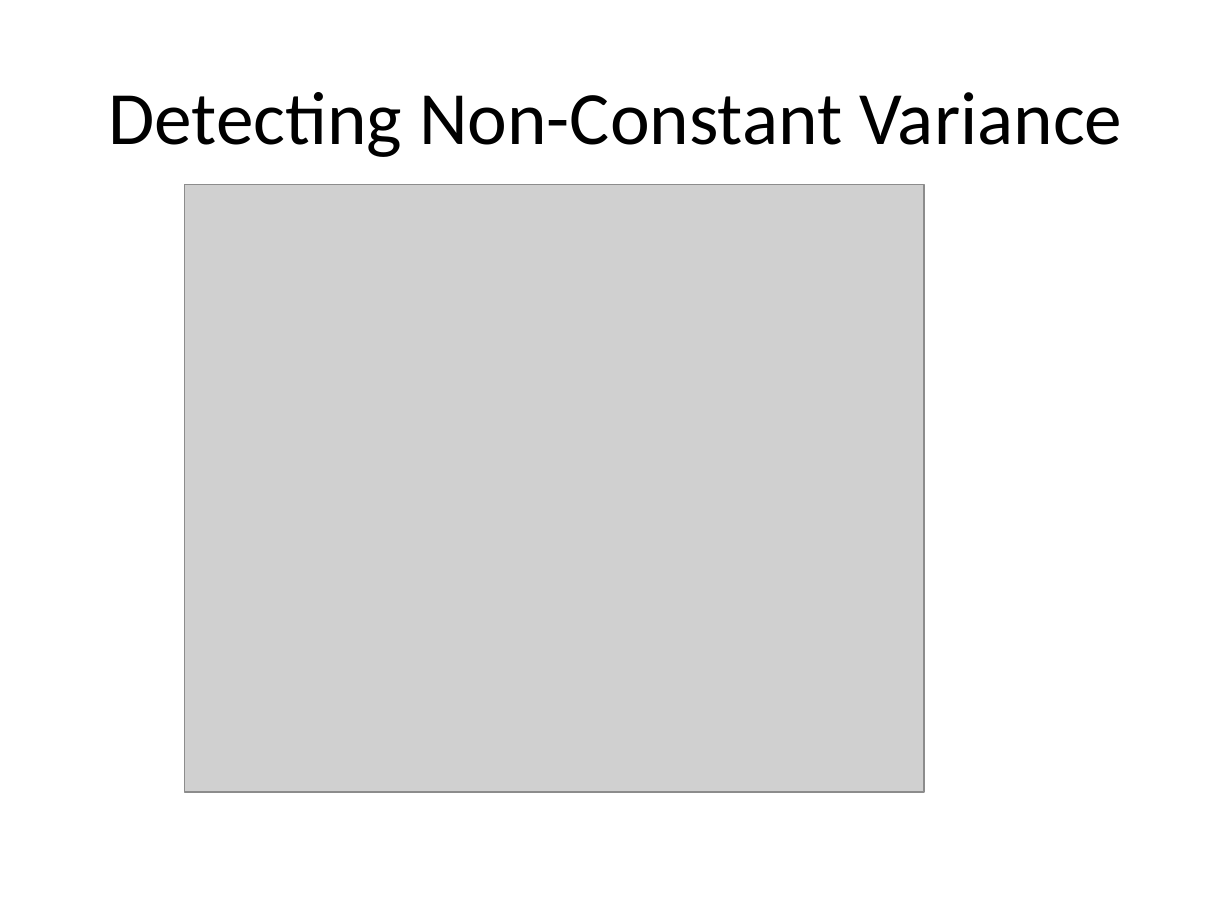
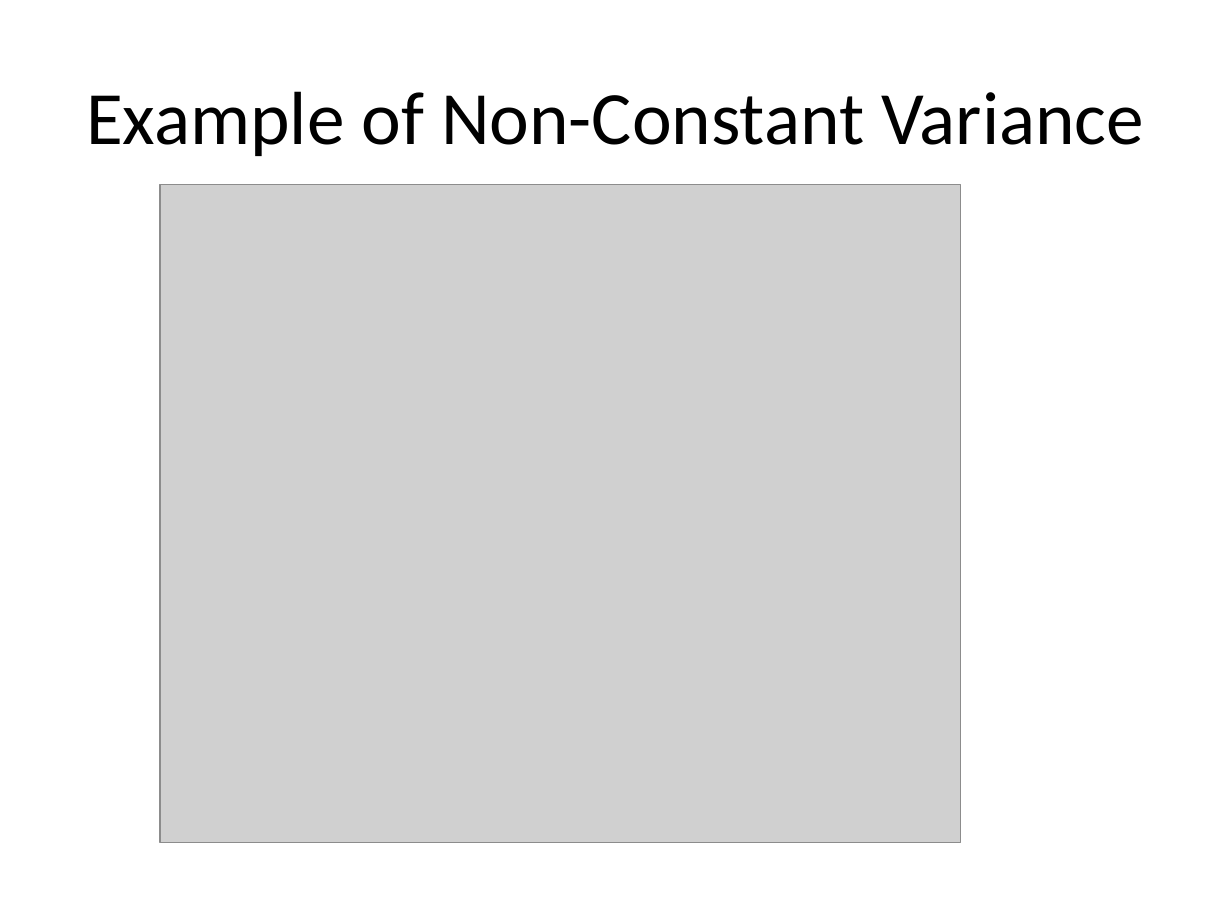
Before and after one commit to dustinpluta/STAT7630_Spring2026, a slide deck: slide 12 of Course_Notes/EDA_in_Regression.pptx (slide 5 before the commit). Drawn at 1232x924 pixels with LibreOffice and Linux fonts; fonts in the diff are those of the drawing; grey boxes stand for pictures. Boxes give left, top, right and bottom in pixels: in the first picture for what was removed or moved away, otherwise in the second. Text is boxed around its words. In the diff, an @@ line names an element or a change of style, - is before the commit and + after.

```diff
--- a/Course_Notes/EDA_in_Regression.pptx
+++ b/Course_Notes/EDA_in_Regression.pptx
@@ title at (x1=86, y1=91, x2=1144, y2=156): text changed @@
-Detecting Non-Constant Variance
+Example of Non-Constant Variance
@@ picture resized from (x1=185, y1=185, x2=924, y2=792) to (x1=160, y1=185, x2=961, y2=843) @@
```
Also in this commit, not shown: 6 other slides changed, 10 slides added.
